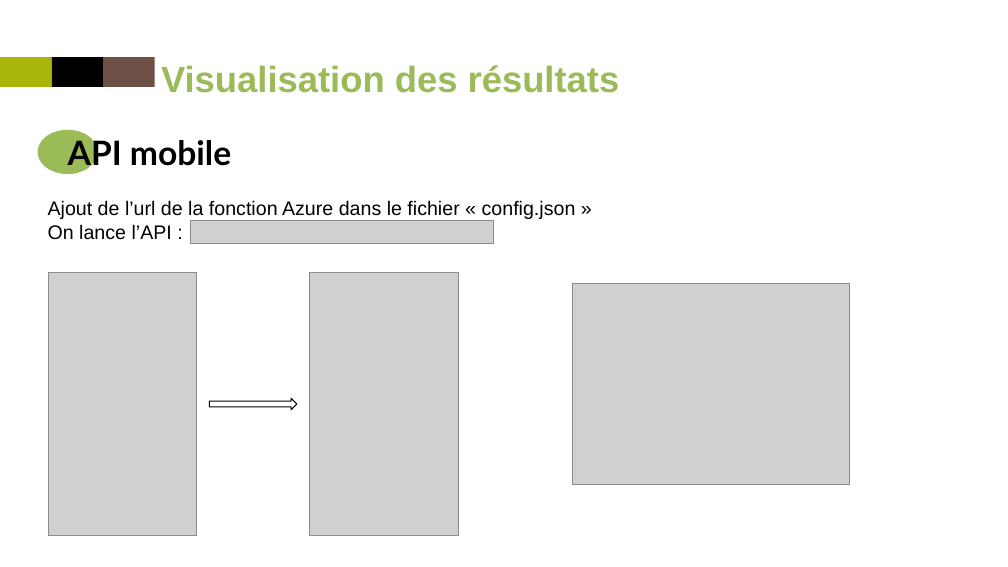
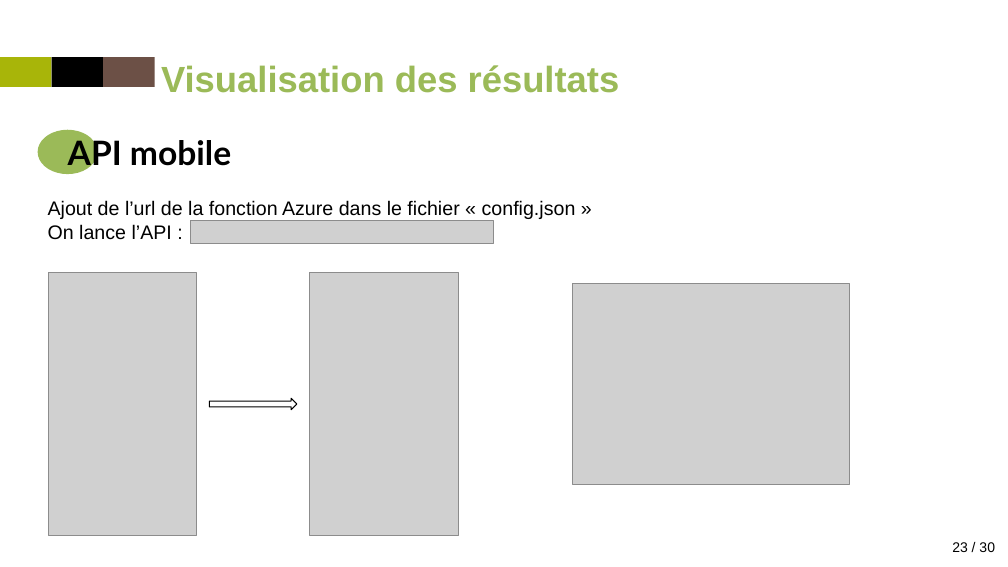
Before and after one commit to Trilian/projet9, a slide deck: slide 23 of P9_presentation.pptx. Drawn at 1008x567 pixels with LibreOffice and Linux fonts; fonts in the diff are those of the drawing; grey boxes stand for pictures. Boxes give left, top, right and bottom in pixels: in the first picture for what was removed or moved away, otherwise in the second. Text is boxed around its words. In the diff, an @@ line names an element or a change of style, - is before the commit and + after.

```diff
--- a/P9_presentation.pptx
+++ b/P9_presentation.pptx
@@ page number added at [937, 542, 995, 552], 10 pt, text #000000 @@
+2323 / 30
```
Also in this commit, not shown: 24 other slides changed, 1 slide removed, 36 other files.
